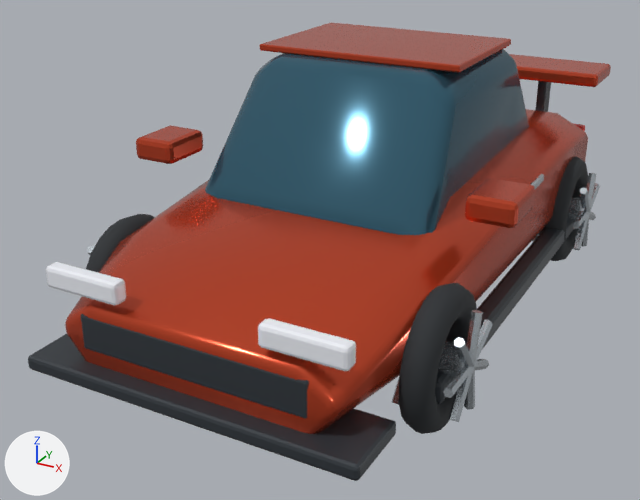
The Blender file Art/Blender/Models/vehicle_swift.blend as it was, and as the next commit left it.
Camera for both pictures: a camera (50 mm lens) standing at (2.27, -4.78, 2.63) and looking at (-0.22, -0.25, 0.37). The lights are fixed; the arrows at lower left show +X, +Y and +Z. The picture after the commit comes second.

Names of what the first picture shows: 'Aerodynamic wing', 'Alloy spoke.050', 'Cabin silhouette', 'Front grille', 'Headlamp', 'Headlamp.001', 'Mirror.001', 'Roof panel', 'Sculpted body', 'Side sill.001', 'Splitter', 'Tread.002', 'Tread.003' and 22 more.
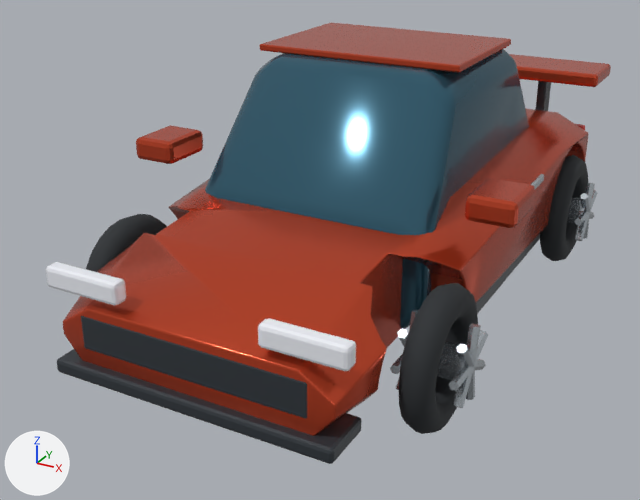
What differs and where, as boxes [x1, y1, x2, y2] in the pictures (640 x 500 px):
'Sculpted body', reshaped
    before: [65, 109, 588, 434]
    after: [63, 108, 589, 436]
'Splitter', rescaled (17% narrower, 22% shorter)
    before: [28, 334, 396, 481]
    after: [57, 349, 362, 464]
'Side sill.001', moved, rescaled
    before: [435, 217, 574, 404]
    after: [476, 234, 540, 314]
'Alloy spoke.050', reshaped (10% narrower, 23% shorter)
    before: [454, 337, 474, 367]
    after: [456, 344, 474, 367]
part 1 of me_sculpted_body, reshaped
    before: [478, 132, 588, 299]
    after: [480, 134, 589, 298]
part 2 of me_sculpted_body, cut back
    before: [65, 182, 483, 434]
    after: [63, 182, 484, 435]

The change, as a diff of the scene's bpy script:
```diff
--- a/Art/Blender/Models/vehicle_swift.blend.py
+++ b/Art/Blender/Models/vehicle_swift.blend.py
@@ me_sculpted_body @@
 # used by ob_sculpted_body; location = (0.0, 0.0, 0.0)
-me_sculpted_body.from_pydata(...)  # 48 vertices, 42 faces; spans x -0.98..0.98, y -1.93..1.93, z 0.27..1.0
+me_sculpted_body.from_pydata(...)  # 228 vertices, 118 faces; spans x -0.98..0.98, y -1.93..1.93, z 0.27..1.0
+# me_sculpted_body part 1: 8 vertices removed from x -0.98..0.98, y 0.9..1.58, z 0.27..0.43; 100 vertices added at x -0.98..0.98, y 0.71..1.63, z 0.27..0.85
+# me_sculpted_body part 2: 8 vertices removed from x -0.9..0.9, y -1.35, z 0.27..0.81; 96 vertices added at x -0.93..0.93, y -1.63..-0.71, z 0.27..0.84
+# me_sculpted_body part 3: the surface is now shaded flat
 me_sculpted_body.materials.append(mat_paint_swift)
@@ me_side_sill_001 @@
 # used by ob_side_sill_001; location = (0.98, 0.0, 0.3)
-me_side_sill_001.from_pydata(...)  # 8 vertices, 6 faces; spans x -0.06..0.06, y -1.35..1.35, z -0.07..0.07
+me_side_sill_001.from_pydata(...)  # 8 vertices, 6 faces; spans x -0.04..0.05, y -1.17..1.17, z -0.06..0.06
+# me_side_sill_001 part 4: the whole mesh is scaled about its middle by (0.692, 0.87, 0.857)
 me_side_sill_001.materials.append(mat_carbon)
@@ me_alloy_spoke_050 @@
 # used by ob_alloy_spoke_050; location = (0.0, 0.0, 0.0)
 # before: 6 (1.083, -1.341, 0.604) at pixel (453, 341), 7 (1.097, -1.359, 0.589) at pixel (454, 346), 8 (1.123, -1.359, 0.589) at pixel (460, 347), 9 (1.137, -1.341, 0.604) at pixel (464, 343), 10 (1.123, -1.322, 0.618) at pixel (463, 338)
 # before: 11 (1.097, -1.322, 0.618) at pixel (458, 337)
-me_alloy_spoke_050.from_pydata(...)  # 12 vertices, 8 faces; spans x 1.083..1.137, y -1.359..-1.152, z 0.375..0.618
+me_alloy_spoke_050.from_pydata(...)  # 12 vertices, 8 faces; spans x 1.083..1.137, y -1.316..-1.152, z 0.375..0.565
+# me_alloy_spoke_050 part 5
+for i in [*range(6, 12)]: me_alloy_spoke_050.vertices[i].co += Vector((0.0, 0.043, -0.053))
 me_alloy_spoke_050.materials.append(mat_machined_alloy)
@@ me_splitter @@
 # used by ob_splitter; location = (0.0, -1.845, 0.27)
-me_splitter.from_pydata(...)  # 8 vertices, 6 faces; spans x -0.95..0.95, y -0.2..0.2, z -0.04..0.04
+me_splitter.from_pydata(...)  # 8 vertices, 6 faces; spans x -0.8..0.8, y -0.15..0.15, z -0.04..0.04
+# me_splitter part 6: the whole mesh is scaled about its middle by (0.842, 0.75, 1)
 me_splitter.materials.append(mat_carbon)
@@ ob_side_sill_001 @@
 ob_side_sill_001 = bpy.data.objects.new('Side sill.001', me_side_sill_001)
-ob_side_sill_001.location = (0.98, 0.0, 0.3)
+ob_side_sill_001.location = (0.84, 0.0, 0.3)
 _m = ob_side_sill_001.modifiers.new('Crafted edge bevel', 'BEVEL')
```
